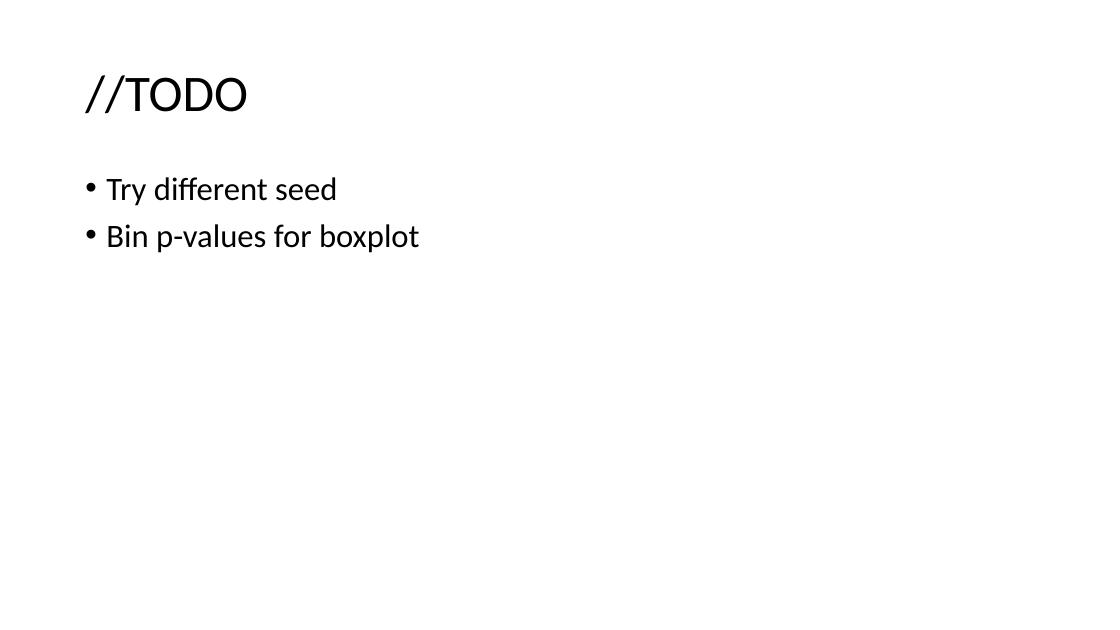
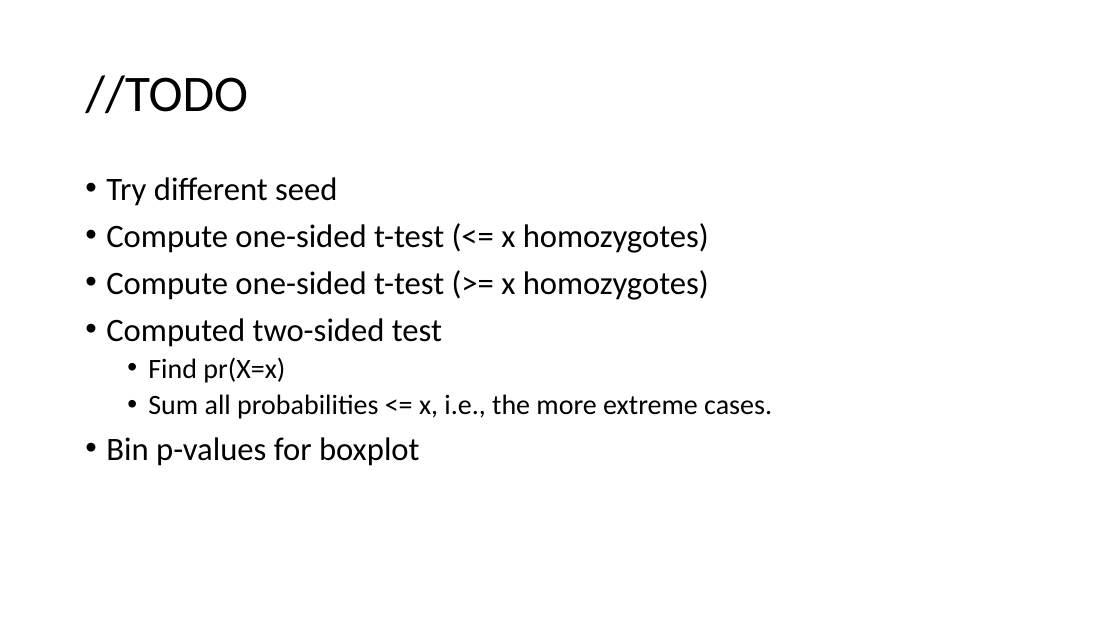
Before and after one commit to jon-mah/RDM_HW, a slide deck: slide 23 of Summary/20201118_RDM_HW_rotation_update.pptx. Drawn at 1120x630 pixels with LibreOffice and Linux fonts; fonts in the diff are those of the drawing. Boxes give left, top, right and bottom in pixels: in the first picture for what was removed or moved away, otherwise in the second. Text is boxed around its words. In the diff, an @@ line names an element or a change of style, - is before the commit and + after.

```diff
--- a/Summary/20201118_RDM_HW_rotation_update.pptx
+++ b/Summary/20201118_RDM_HW_rotation_update.pptx
@@ text at [106,223,772,419]: paragraphs added @@
+• Compute one-sided t-test (<= x homozygotes)
+• Compute one-sided t-test (>= x homozygotes)
+• Computed two-sided test
+  • Find pr(X=x)
+  • Sum all probabilities <= x, i.e., the more extreme cases.
```
Also in this commit, not shown: 4 other slides changed, 36 other files.
